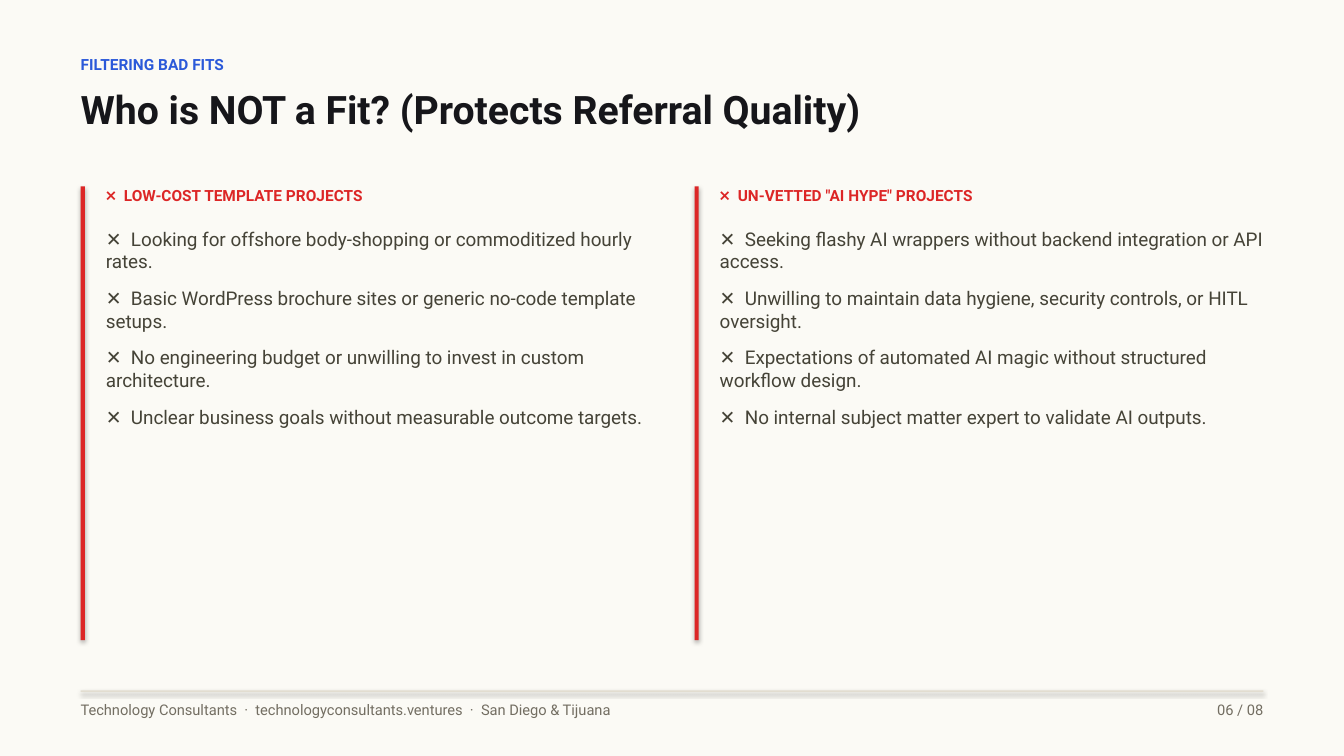
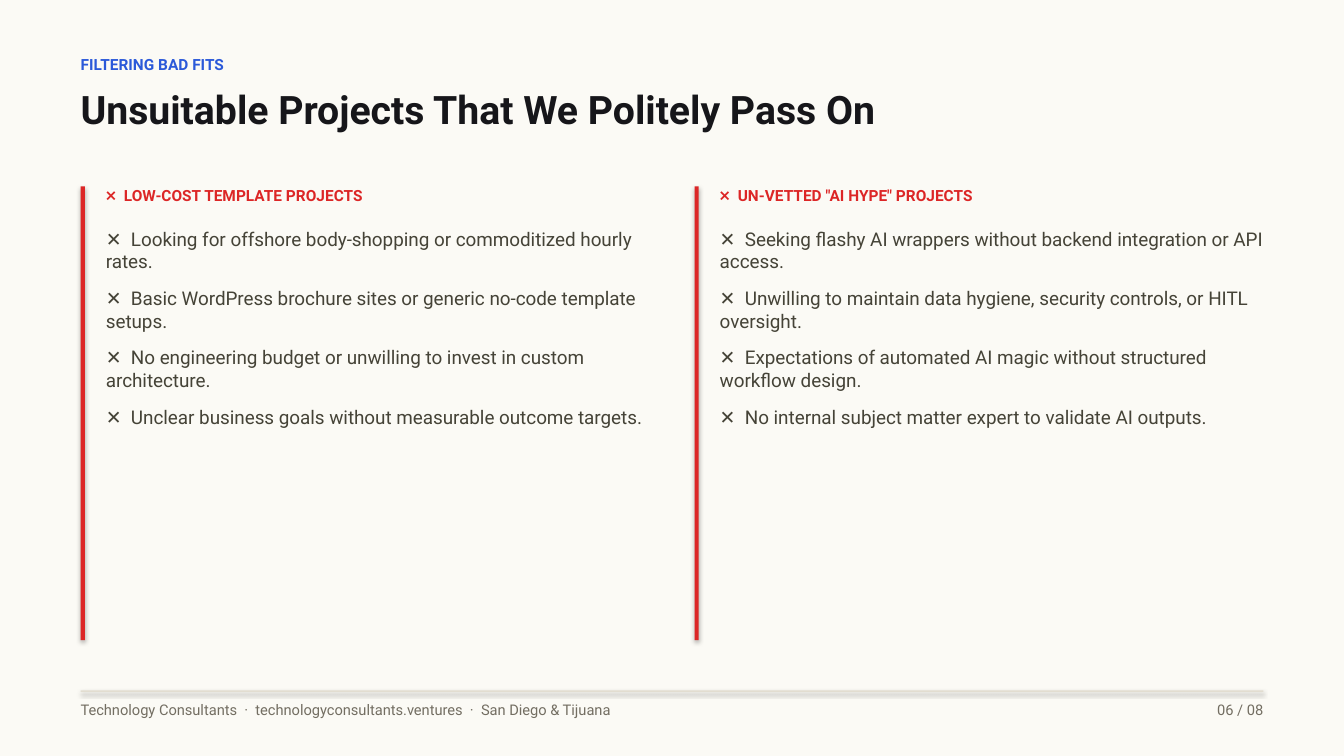
Before and after one commit to rguido198/TechnologyConsultantsVentures, a slide deck: slide 6 of Technology_Consultants_Who_to_Send_My_Way.pptx. Drawn at 1344x756 pixels with LibreOffice and Linux fonts; fonts in the diff are those of the drawing. Boxes give left, top, right and bottom in pixels: in the first picture for what was removed or moved away, otherwise in the second. Text is boxed around its words. In the diff, an @@ line names an element or a change of style, - is before the commit and + after.

```diff
--- a/Technology_Consultants_Who_to_Send_My_Way.pptx
+++ b/Technology_Consultants_Who_to_Send_My_Way.pptx
@@ text at bbox=[81, 94, 875, 133]: text changed @@
-Who is NOT a Fit? (Protects Referral Quality)
+Unsuitable Projects That We Politely Pass On
```
Also in this commit, not shown: 7 other slides changed, 1 other file.
